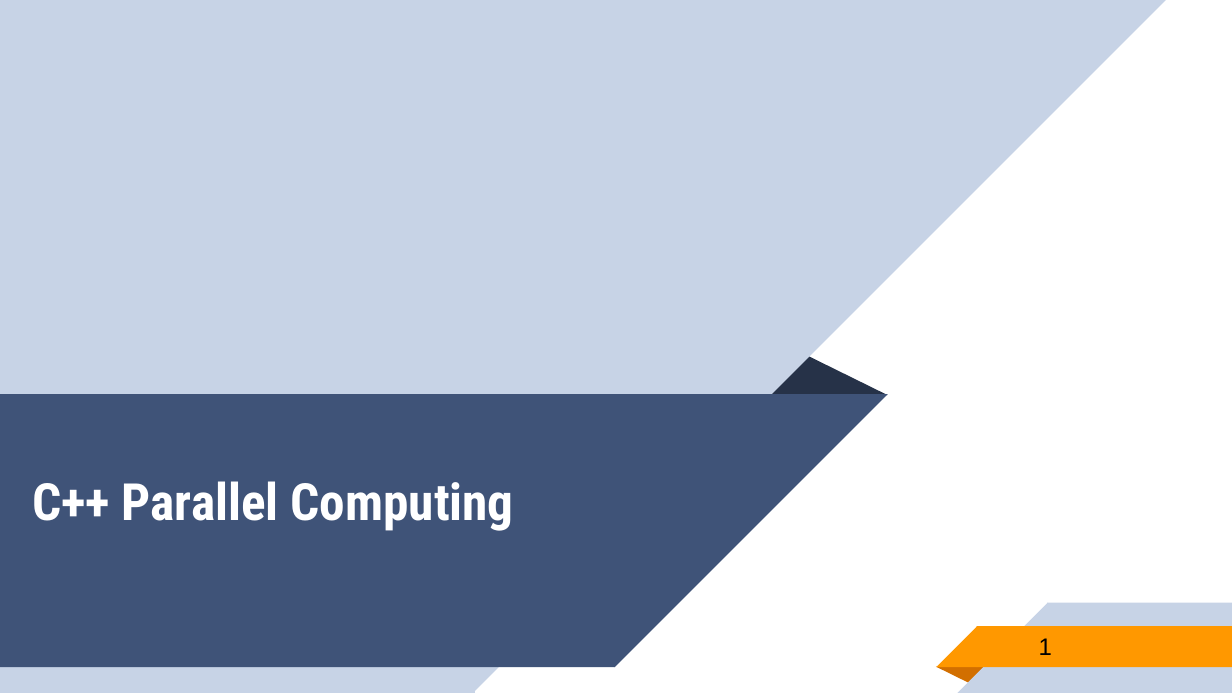
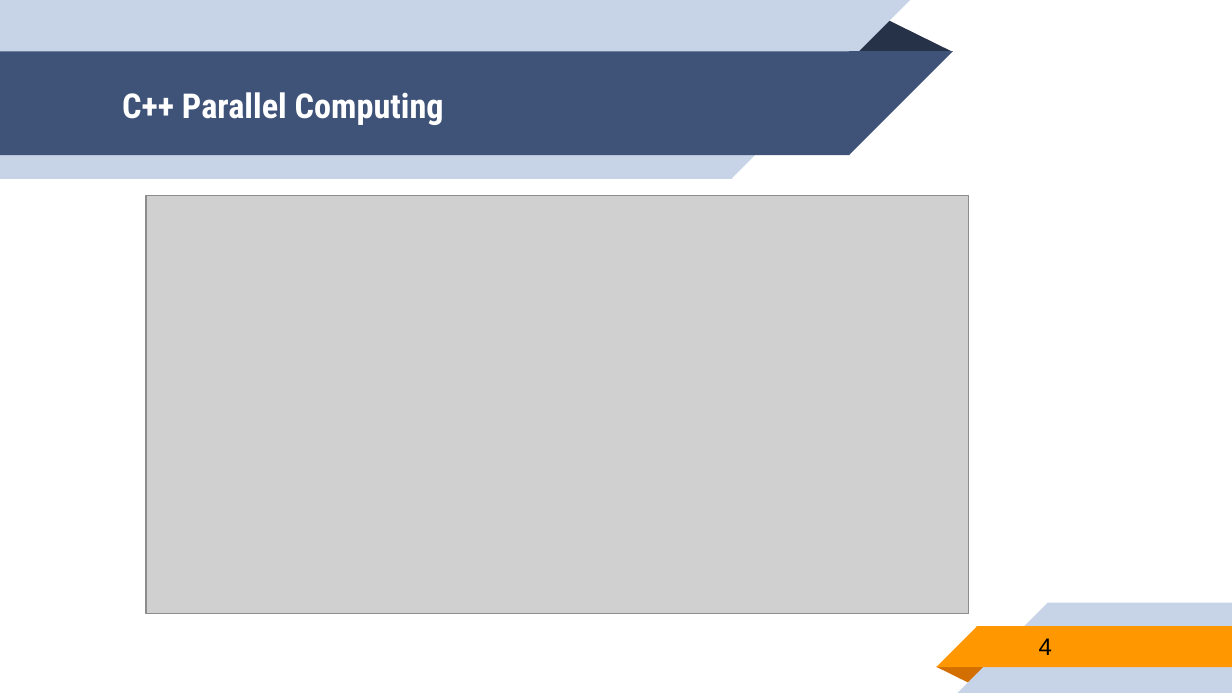
Before and after one commit to franneck94/UdemyCpp, a slide deck: slide 4 of lectures/Threads.pptx (slide 1 before the commit). Drawn at 1232x693 pixels with LibreOffice and Linux fonts; fonts in the diff are those of the drawing; grey boxes stand for pictures. Boxes give left, top, right and bottom in pixels: in the first picture for what was removed or moved away, otherwise in the second. Text is boxed around its words. In the diff, an @@ line names an element or a change of style, - is before the commit and + after.

```diff
--- a/lectures/Threads.pptx
+++ b/lectures/Threads.pptx
@@ rectangle removed at (x1=0, y1=0, x2=474, y2=692) @@
@@ right triangle removed at (x1=474, y1=0, x2=1167, y2=691) @@
@@ triangle resized from (x1=768, y1=355, x2=887, y2=394) to (x1=848, y1=17, x2=952, y2=52) @@
@@ title "C++ Parallel Computing" moved from (x1=32, y1=481, x2=514, y2=531) to (x1=122, y1=92, x2=444, y2=125) @@
@@ title "C++ Parallel Computing" at (x1=122, y1=92, x2=444, y2=125): size 30 to 20 pt; vertical alignment bottom to middle @@
@@ group added at (x1=0, y1=0, x2=952, y2=179): 2 rectangles, 2 right triangles @@
@@ picture added at (x1=147, y1=196, x2=970, y2=615) @@
@@ rectangle removed at (x1=0, y1=394, x2=615, y2=668) @@
@@ right triangle removed at (x1=615, y1=394, x2=888, y2=668) @@
@@ page number at (x1=1039, y1=638, x2=1052, y2=655): text changed @@
-1
+4
```
Also in this commit, not shown: 1 other slide changed, 1 slide added, 3 other files.
